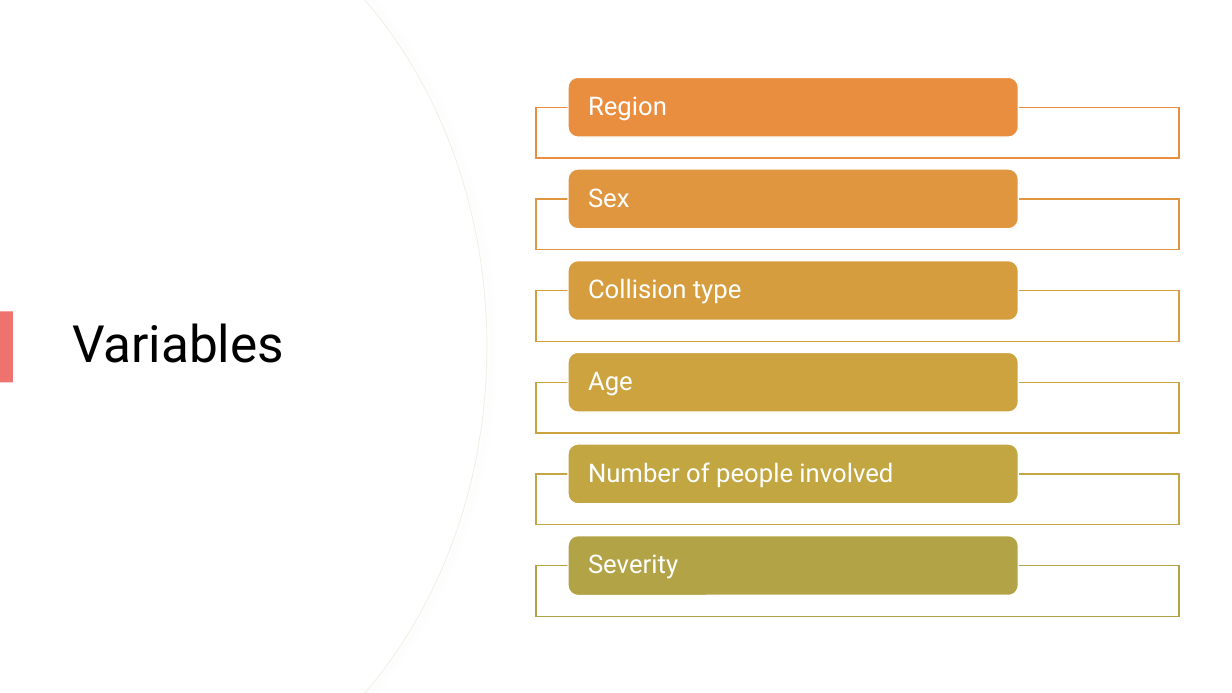
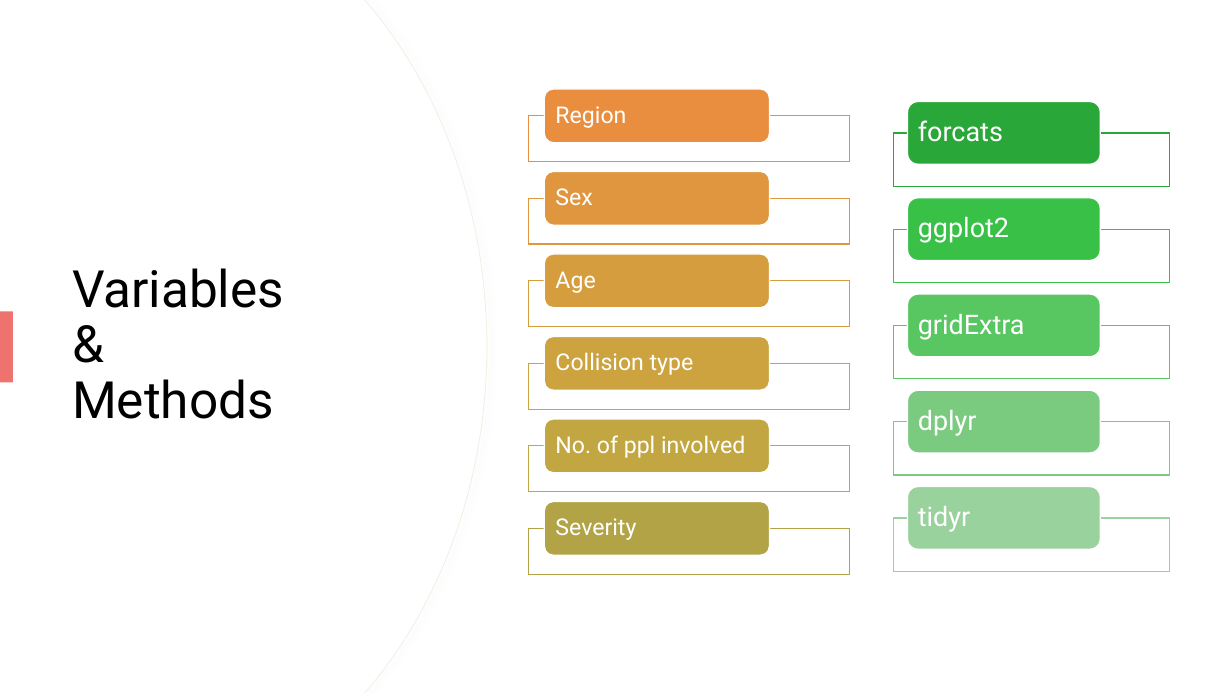
Before and after one commit to DaedalusInMaze/ES_218, a slide deck: slide 4 of Presentation/Curtis Project Presentation.pptx. Drawn at 1232x693 pixels with LibreOffice and Linux fonts; fonts in the diff are those of the drawing. Boxes give left, top, right and bottom in pixels: in the first picture for what was removed or moved away, otherwise in the second. Text is boxed around its words. In the diff, an @@ line names an element or a change of style, - is before the commit and + after.

```diff
--- a/Presentation/Curtis Project Presentation.pptx
+++ b/Presentation/Curtis Project Presentation.pptx
@@ rounded rectangle resized from (x1=568, y1=78, x2=1019, y2=138) to (x1=544, y1=89, x2=770, y2=142) @@
@@ rectangle resized from (x1=536, y1=107, x2=1179, y2=158) to (x1=529, y1=116, x2=850, y2=162) @@
@@ text "Region" moved from (x1=588, y1=96, x2=667, y2=121) to (x1=555, y1=106, x2=626, y2=128) @@
@@ rounded rectangle resized from (x1=568, y1=169, x2=1019, y2=229) to (x1=544, y1=172, x2=770, y2=226) @@
@@ text "Sex" moved from (x1=588, y1=188, x2=630, y2=208) to (x1=555, y1=188, x2=592, y2=205) @@
@@ rectangle resized from (x1=536, y1=199, x2=1179, y2=250) to (x1=529, y1=199, x2=850, y2=245) @@
@@ title at (x1=72, y1=268, x2=284, y2=419): text changed @@
-Variables
+Variables
+&
+Methods
@@ rounded rectangle resized from (x1=568, y1=261, x2=1019, y2=321) to (x1=544, y1=254, x2=770, y2=308) @@
@@ size 20 to 18 pt in 5 elements at (x1=555, y1=188, x2=592, y2=205), (x1=555, y1=106, x2=626, y2=128), (x1=555, y1=518, x2=636, y2=540), (x1=555, y1=352, x2=694, y2=375), (x1=555, y1=271, x2=595, y2=293) @@
@@ text "Age" moved from (x1=588, y1=371, x2=633, y2=396) to (x1=555, y1=271, x2=595, y2=293) @@
@@ rectangle resized from (x1=536, y1=290, x2=1179, y2=341) to (x1=529, y1=281, x2=850, y2=327) @@
@@ rounded rectangle resized from (x1=568, y1=352, x2=1019, y2=412) to (x1=544, y1=336, x2=770, y2=390) @@
@@ text "Collision type" moved from (x1=588, y1=278, x2=742, y2=304) to (x1=555, y1=352, x2=694, y2=375) @@
@@ rectangle resized from (x1=536, y1=383, x2=1179, y2=433) to (x1=529, y1=363, x2=850, y2=409) @@
@@ rectangle resized from (x1=536, y1=474, x2=1179, y2=525) to (x1=529, y1=446, x2=850, y2=493) @@
@@ rounded rectangle resized from (x1=568, y1=445, x2=1019, y2=505) to (x1=544, y1=420, x2=770, y2=473) @@
@@ text at (x1=555, y1=435, x2=745, y2=458): text changed; size 20 to 18 pt @@
-Number of people involved
+No. of ppl involved
@@ rounded rectangle resized from (x1=568, y1=536, x2=1019, y2=596) to (x1=544, y1=502, x2=770, y2=555) @@
@@ text "Severity" moved from (x1=588, y1=554, x2=678, y2=579) to (x1=555, y1=518, x2=636, y2=540) @@
@@ group added at (x1=894, y1=102, x2=1169, y2=572): 5 rectangles, 5 rounded rectangles, 5 texts @@
+forcats
+ggplot2
+gridExtra
+dplyr
+tidyr
@@ rectangle resized from (x1=536, y1=566, x2=1179, y2=616) to (x1=529, y1=529, x2=850, y2=575) @@
```
Also in this commit, not shown: 6 other files.
